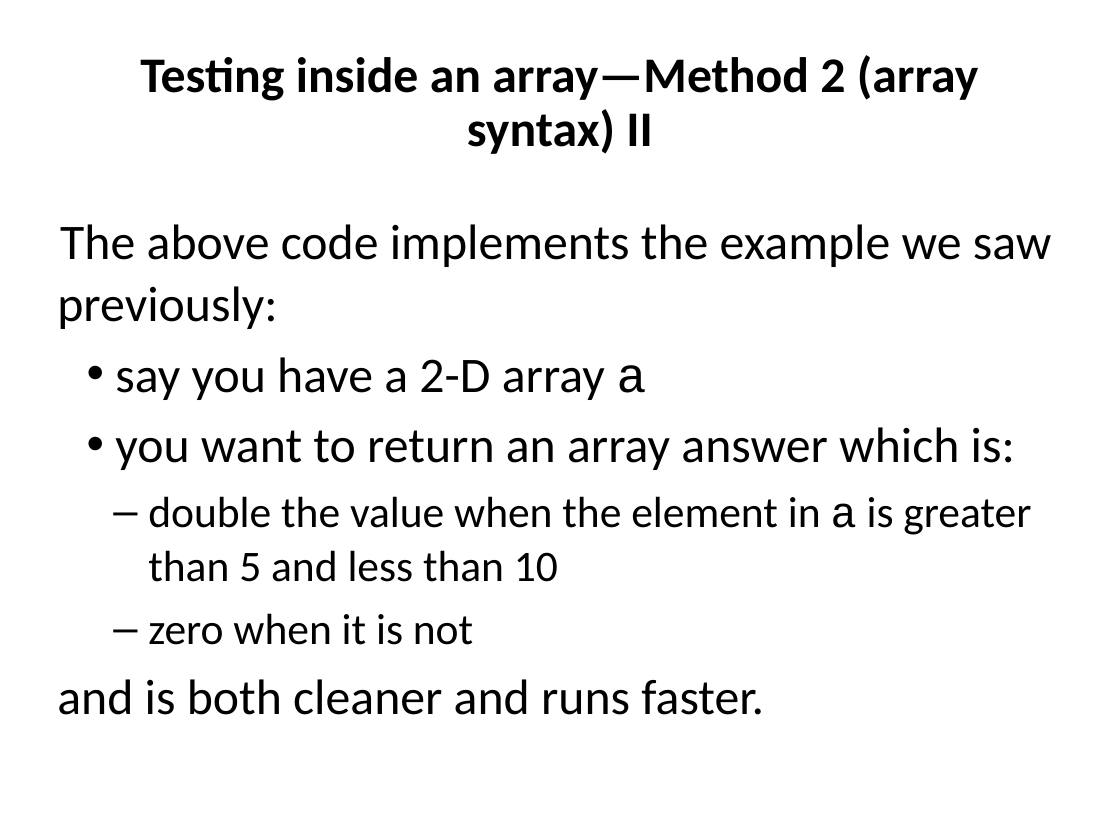
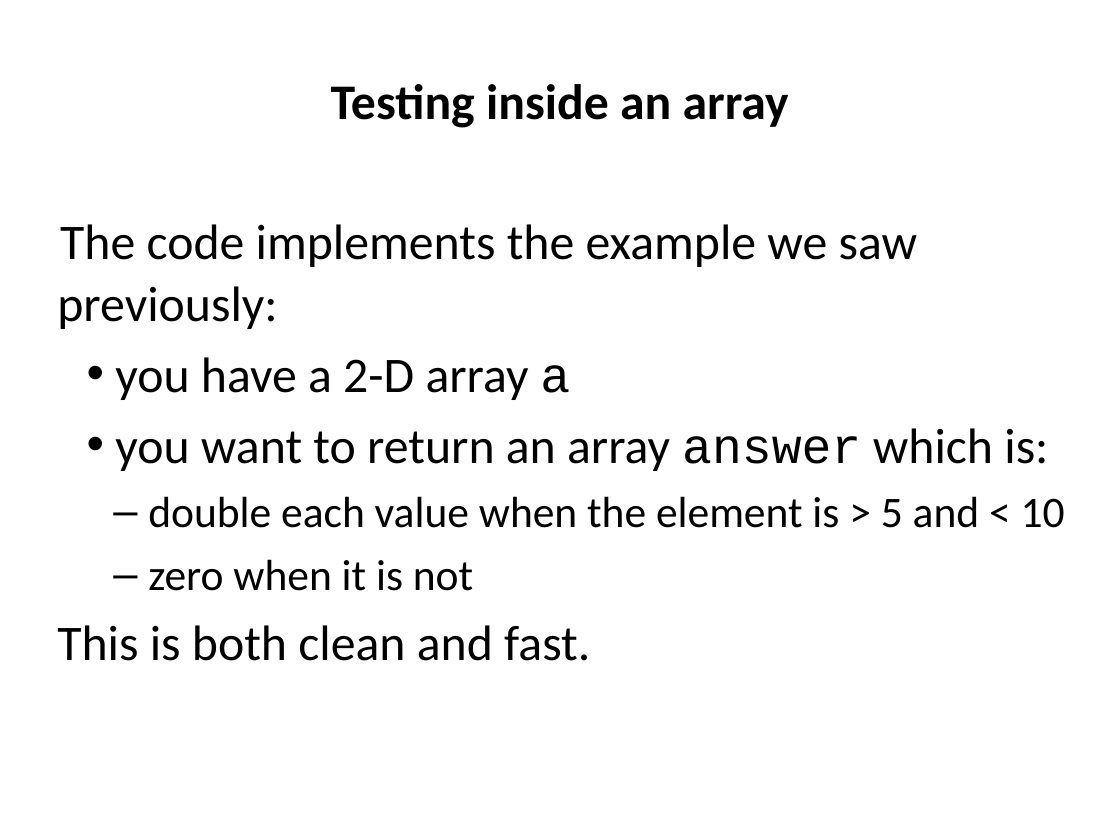
Before and after one commit to ncasuk/ncas-isc, a slide deck: slide 24 of python/presentations/handling_arrays/numpy.pptx (slide 26 before the commit). Drawn at 1120x840 pixels with LibreOffice and Linux fonts; fonts in the diff are those of the drawing; background and template pictures are left out. Boxes give left, top, right and bottom in pixels: in the first picture for what was removed or moved away, otherwise in the second. Text is boxed around its words. In the diff, an @@ line names an element or a change of style, - is before the commit and + after.

Commit message:
Edited numpy presentation to remove examples of what noot to do and improve the language on the conditional testing slides to make it more comprehensible.

```diff
--- a/python/presentations/handling_arrays/numpy.pptx
+++ b/python/presentations/handling_arrays/numpy.pptx
@@ title at [331, 84, 789, 128]: text changed @@
-Testing inside an array—Method 2 (array syntax) II
+Testing inside an array
@@ text at [57, 224, 918, 400]: text changed @@
-The above code implements the example we saw previously:
-• say you have a 2-D array a
+The code implements the example we saw previously:
+• you have a 2-D array a
@@ text at [115, 428, 1048, 471]: font Calibri to Courier New in "answer" @@
@@ text at [148, 496, 1065, 528]: text changed @@
-  – double the value when the element in a is greater than 5 and less than 10
+  – double each value when the element is > 5 and < 10
@@ text at [57, 625, 590, 661]: text changed @@
-and is both cleaner and runs faster.
+This is both clean and fast.
```
Also in this commit, not shown: 5 other slides changed, 2 slides removed, 1 other file.
